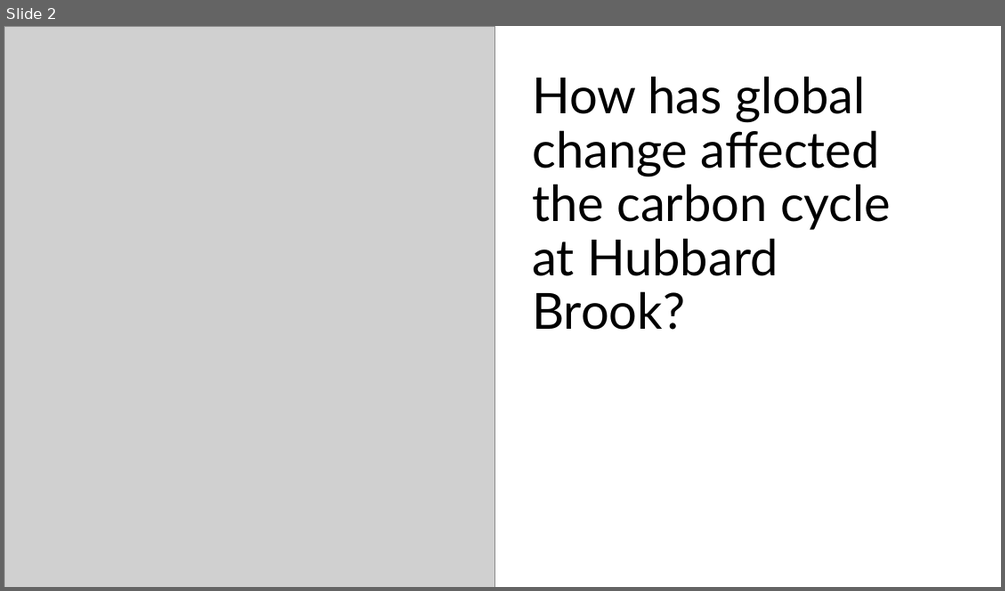
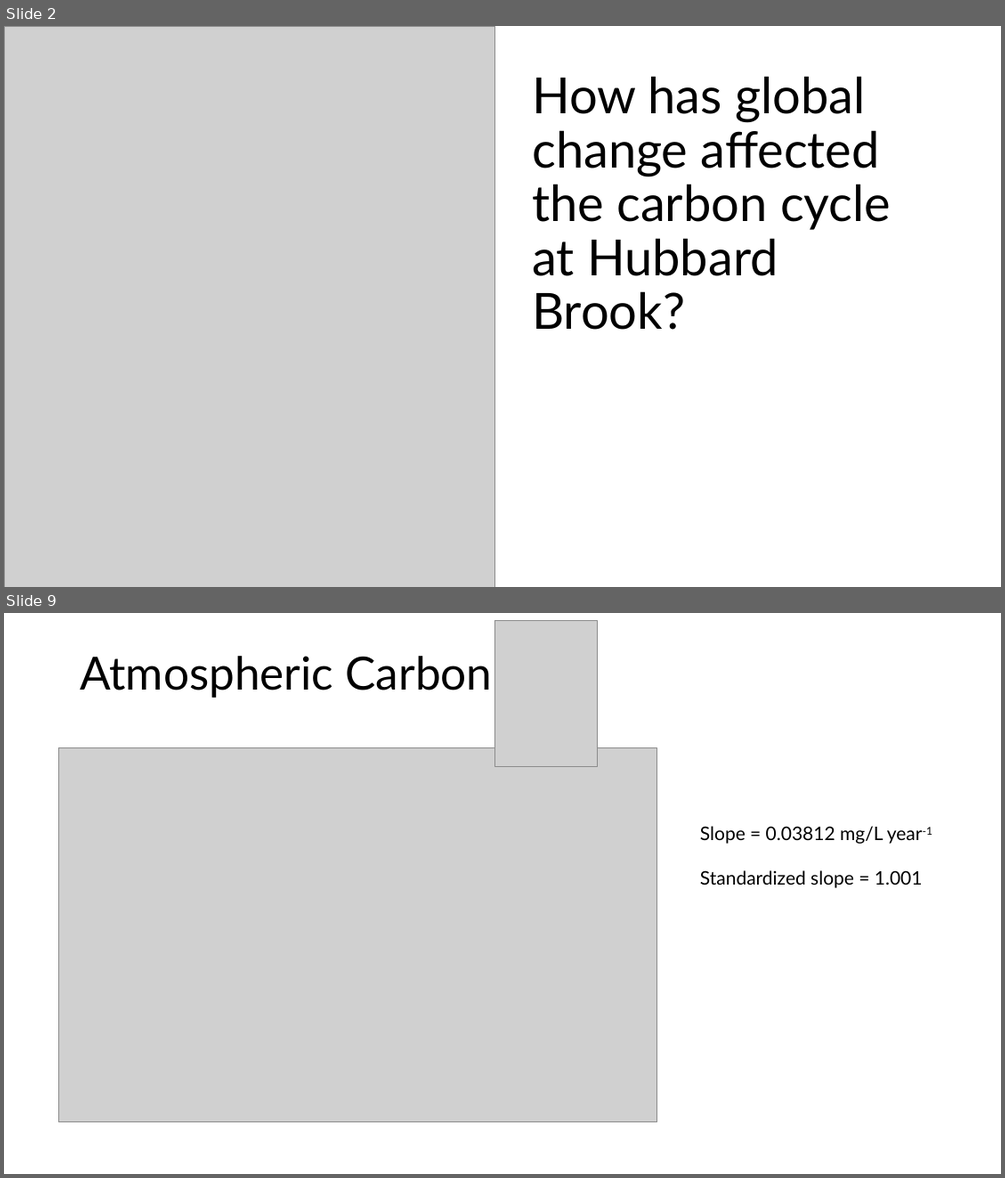
Before and after one commit to CaitlinPries/HB-Temporal-Carbon, a slide deck: Temporal C HB Meeting.pptx. Shown one above the other, each under a label of ours: slide 2 before the commit, slides 2 and 9 after it; the slides between them are not shown. The pictures are 1005x591 and 1005x1178 pixels, drawn with LibreOffice and Linux fonts; fonts in the diff are those of the drawing; grey boxes stand for pictures. Boxes give left, top, right and bottom in pixels: in the first picture for what was removed or moved away, otherwise in the second. Text is boxed around its words. In the diff, an @@ line names an element or a change of style, - is before the commit and + after.

Commit message:
More updates for meeting
Added more standardized graphs and prelim analyses for the presentation at the HB annual meeting

```diff
--- a/Temporal C HB Meeting.pptx
+++ b/Temporal C HB Meeting.pptx
@@ slide 9 added at [4, 613, 1001, 1174], background #FFFFFF @@
@@ picture added at [494, 620, 598, 766] @@
@@ title added at [80, 656, 493, 698], 44 pt, text #000000 @@
+Atmospheric Carbon
@@ picture added at [58, 748, 657, 1122] @@
@@ text added at [700, 826, 933, 888], 18 pt, text #000000 @@
+Slope = 0.03812 mg/L year-1
+Standardized slope = 1.001
```
Also in this commit, not shown: 6 slides changed, 6 other slides added, 6 slides removed, 14 other files.
